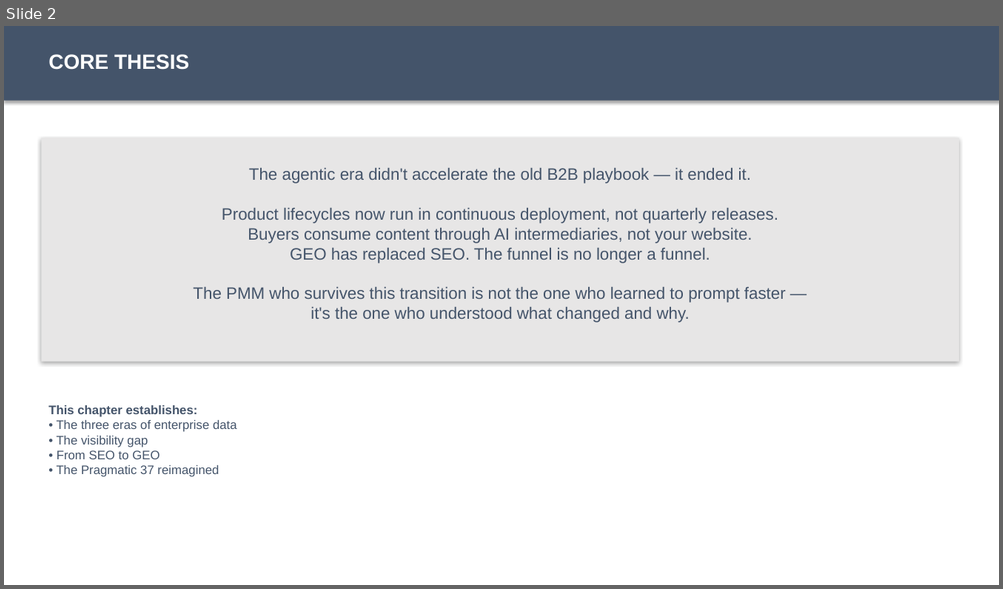
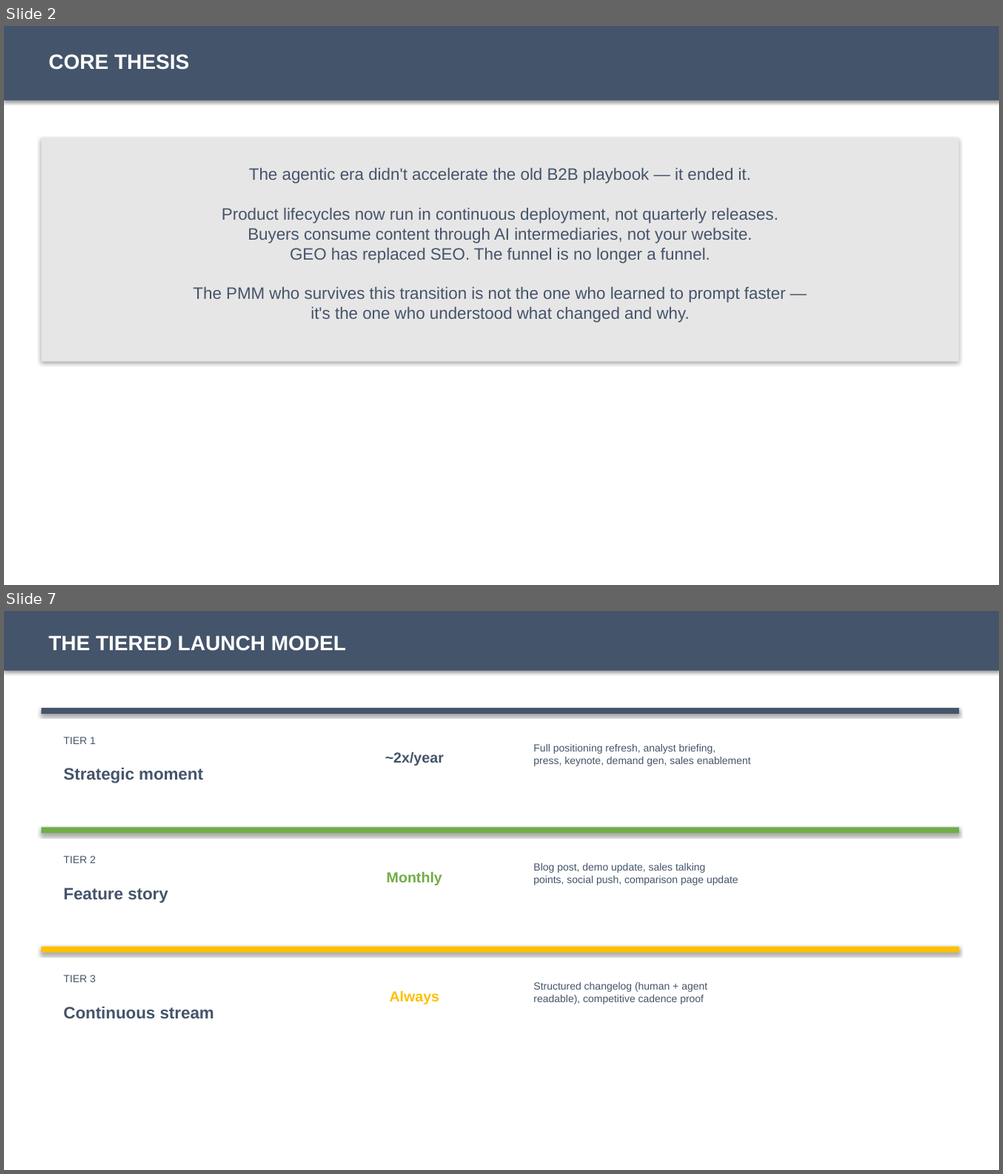
Before and after one commit to chrisohara99/futureofpmm, a slide deck: dist/curriculum/chapter-01/chapter-01-sap.pptx. Shown one above the other, each under a label of ours: slide 2 before the commit, slides 2 and 7 after it; the slides between them are not shown. The pictures are 1003x589 and 1003x1174 pixels, drawn with LibreOffice and Linux fonts; fonts in the diff are those of the drawing. Boxes give left, top, right and bottom in pixels: in the first picture for what was removed or moved away, otherwise in the second. Text is boxed around its words. In the diff, an @@ line names an element or a change of style, - is before the commit and + after.

Commit message:
Chapter 1: rebuild PPT with native graphics, fix leave-behind PDF margins

```diff
--- a/dist/curriculum/chapter-01/chapter-01-sap.pptx
+++ b/dist/curriculum/chapter-01/chapter-01-sap.pptx
@@ slide 7 added at bbox=[4, 611, 999, 1170], background #FFFFFF @@
@@ rectangle added at bbox=[4, 611, 999, 671], fill #44546A @@
@@ text added at bbox=[48, 635, 346, 651], 20 pt, text #FFFFFF, bold @@
+THE TIERED LAUNCH MODEL
@@ rectangle added at bbox=[41, 708, 959, 714], fill #44546A @@
@@ text added at bbox=[63, 737, 96, 744], 10 pt, text #44546A @@
+TIER 1
@@ text added at bbox=[385, 752, 444, 766], 14 pt, text #44546A, bold @@
+~2x/year
@@ text added at bbox=[533, 744, 751, 766], 10 pt, text #44546A @@
+Full positioning refresh, analyst briefing,
+press, keynote, demand gen, sales enablement
@@ text added at bbox=[63, 767, 203, 783], 16 pt, text #44546A, bold @@
+Strategic moment
@@ rectangle added at bbox=[41, 827, 959, 833], fill #70AD47 @@
@@ text added at bbox=[63, 856, 96, 863], 10 pt, text #44546A @@
+TIER 2
@@ text added at bbox=[387, 871, 442, 886], 14 pt, text #70AD47, bold @@
+Monthly
@@ text added at bbox=[533, 863, 738, 886], 10 pt, text #44546A @@
+Blog post, demo update, sales talking
+points, social push, comparison page update
@@ text added at bbox=[63, 888, 168, 903], 16 pt, text #44546A, bold @@
+Feature story
@@ rectangle added at bbox=[41, 947, 959, 953], fill #FFC000 @@
@@ text added at bbox=[63, 975, 96, 982], 10 pt, text #44546A @@
+TIER 3
@@ text added at bbox=[533, 982, 707, 1005], 10 pt, text #44546A @@
+Structured changelog (human + agent
+readable), competitive cadence proof
@@ text added at bbox=[63, 1006, 214, 1019], 16 pt, text #44546A, bold @@
+Continuous stream
@@ text added at bbox=[390, 991, 440, 1005], 14 pt, text #FFC000, bold @@
+Always
@@ slide 2 changed as well @@
@@ text removed at bbox=[48, 406, 237, 477] @@
-This chapter establishes:
-• The three eras of enterprise data
-• The visibility gap
-• From SEO to GEO
-• The Pragmatic 37 reimagined
```
Also in this commit, not shown: 1 other slide changed, 3 other slides added, 5 slides removed, 3 other files.
